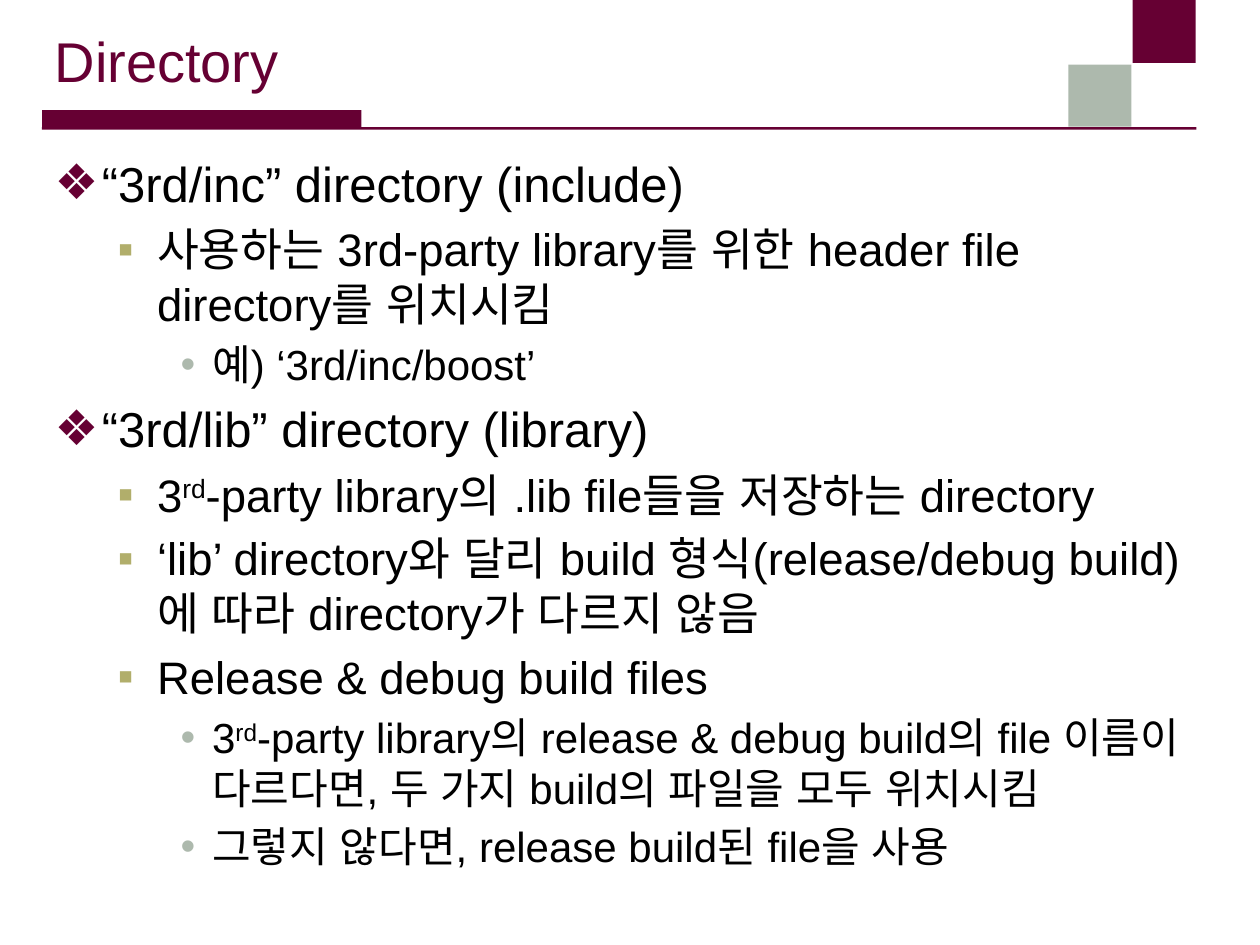
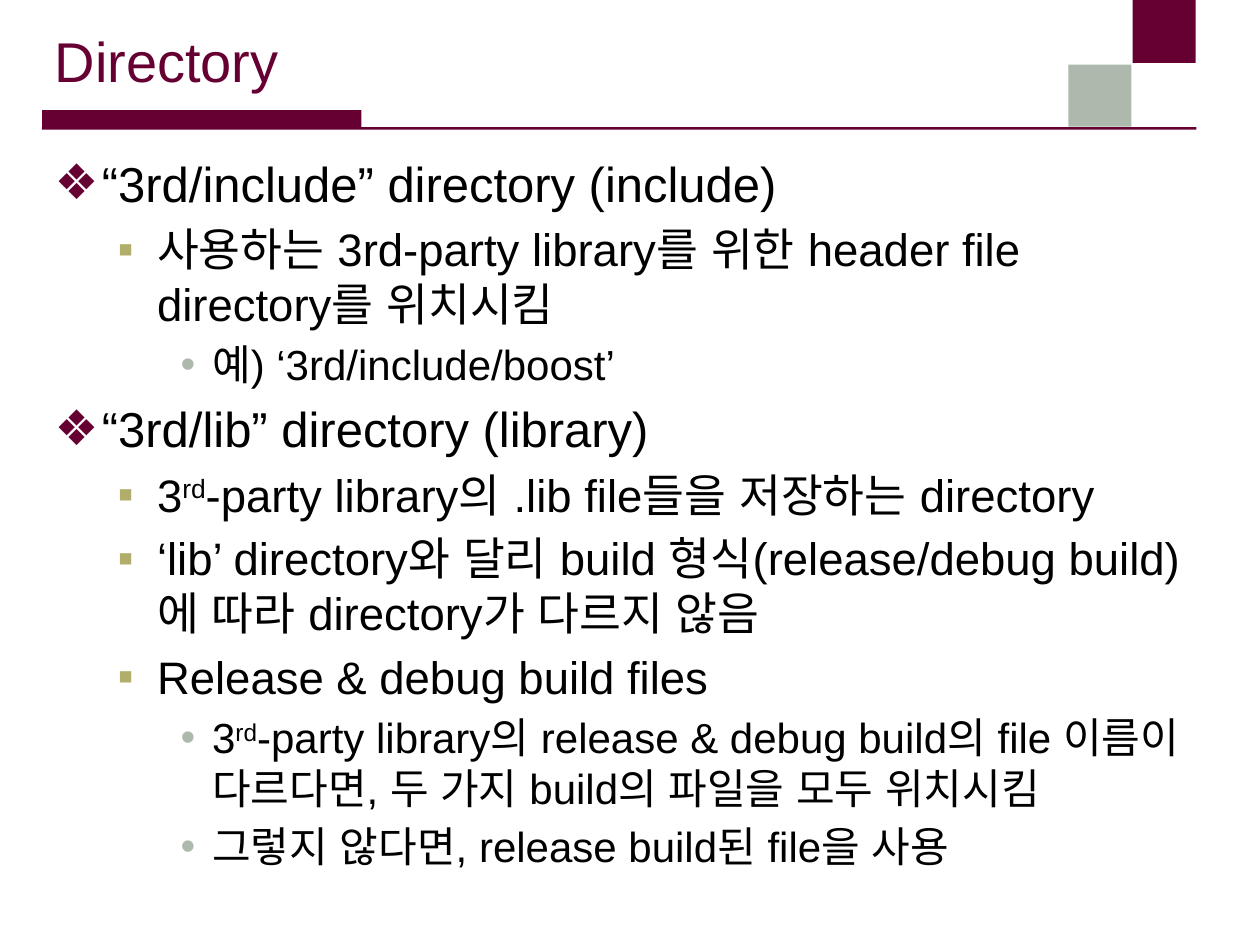
Before and after one commit to sangwook236/SWL, a slide deck: slide 9 of cpp/doc/project_setting__directory_structure.pptx. Drawn at 1260x945 pixels with LibreOffice and Linux fonts; fonts in the diff are those of the drawing; background and template pictures are left out. Boxes give left, top, right and bottom in pixels: in the first picture for what was removed or moved away, otherwise in the second. Text is boxed around its words. In the diff, an @@ line names an element or a change of style, - is before the commit and + after.

```diff
--- a/cpp/doc/project_setting__directory_structure.pptx
+++ b/cpp/doc/project_setting__directory_structure.pptx
@@ text at <box>102,166,777,212</box>: text changed @@
-❖ “3rd/inc” directory (include)
+❖ “3rd/include” directory (include)
@@ text at <box>212,345,614,389</box>: text changed @@
-    • 예) ‘3rd/inc/boost’
+    • 예) ‘3rd/include/boost’
```
Also in this commit, not shown: 2 other slides changed, 1 other file.
